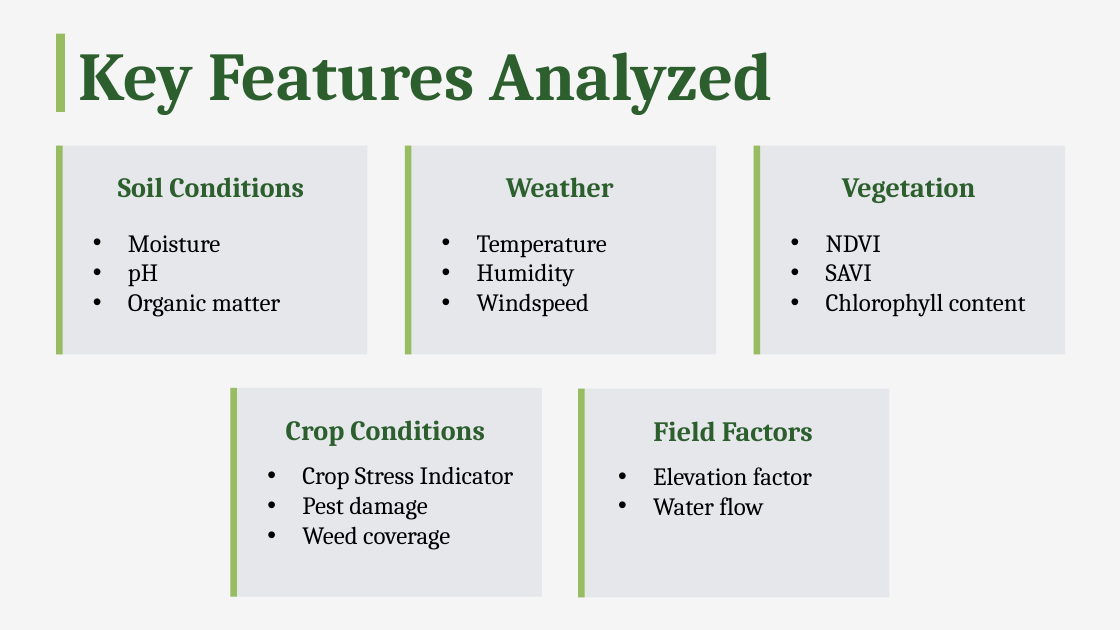
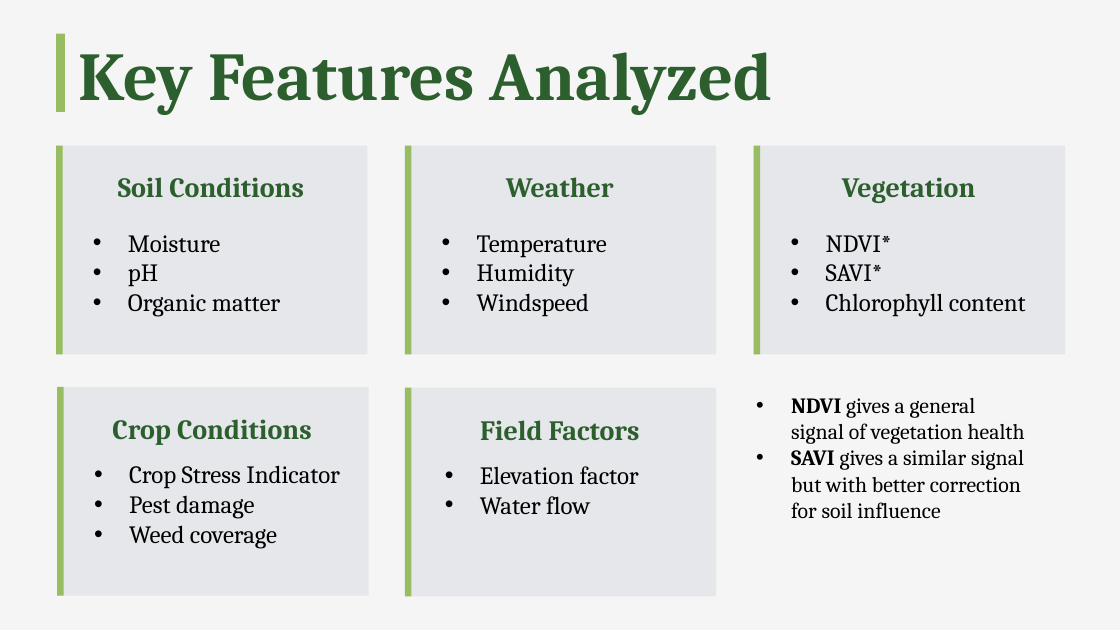
Before and after one commit to eloiherman/CropDiseasePredictor, a slide deck: slide 5 of CropAI_Project_Presentation.pptx. Drawn at 1120x630 pixels with LibreOffice and Linux fonts; fonts in the diff are those of the drawing. Boxes give left, top, right and bottom in pixels: in the first picture for what was removed or moved away, otherwise in the second. Text is boxed around its words. In the diff, an @@ line names an element or a change of style, - is before the commit and + after.

```diff
--- a/CropAI_Project_Presentation.pptx
+++ b/CropAI_Project_Presentation.pptx
@@ text at <box>826,235,892,281</box>: text changed @@
-• NDVI
-• SAVI
+• NDVI*
+• SAVI*
@@ 4 texts, 4 rectangles: place and size @@
-4 texts, 4 rectangles at <box>231,388,889,597</box>
+4 texts, 4 rectangles at <box>57,386,716,596</box>
@@ text added at <box>791,398,1025,518</box>, 14 pt, text #000000 @@
+• NDVI gives a general signal of vegetation health
+• SAVI gives a similar signal but with better correction for soil influence
```
Also in this commit, not shown: 1 other slide changed.
